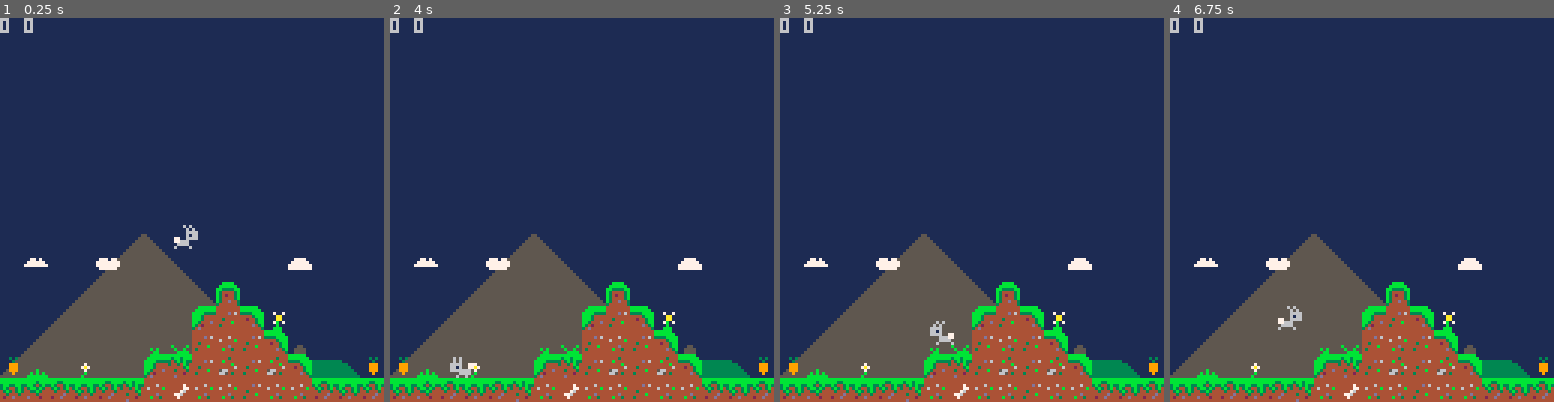
Above: before the commit, frames 1-4 (left to right).
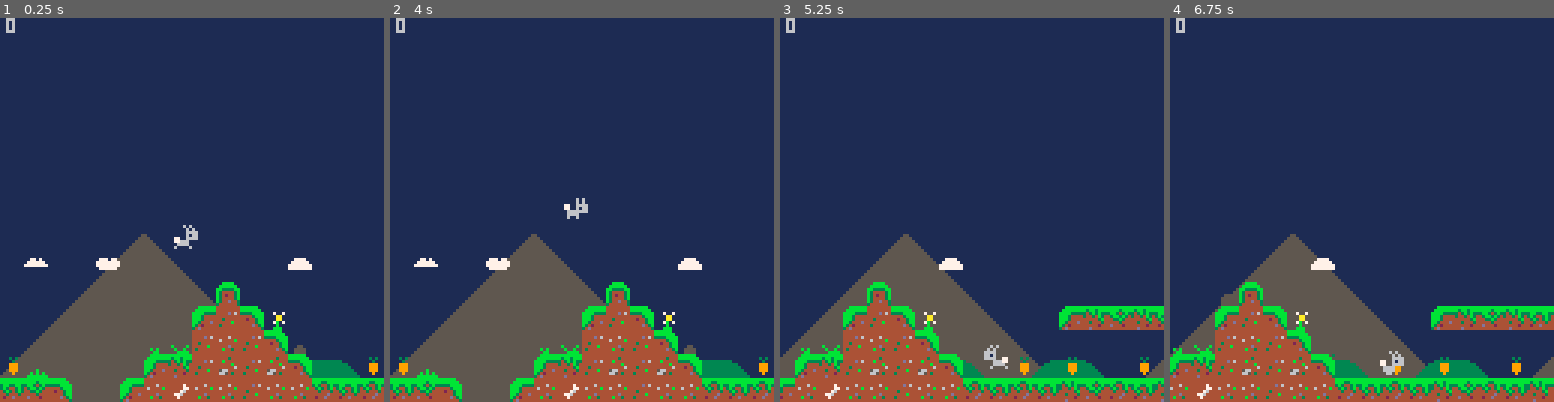
Above: after the commit, the same moments.

Repository: madeso/spelsylt6-hopp
Game: PICO-8 cartridge spelsylt.p8
Same seed, same stepped clock (60 frames per second), same inputs: the game is played once before the commit and once after it.
Inputs:
- Up to frame 1 (0.25 s): no input
- Up to frame 2 (4 s): tap X (X key) at 0.33, 1.07, 1.85, 2.97 s; hold Right 1.6-2.1 s; hold Right 2.47-3.03 s; hold Left 3.08-3.58 s
- Up to frame 3 (5.25 s): hold Right 4.02-4.68 s; tap X (X key) at 4.08, 5.2 s; hold Left from 5.08 s (still down)
- Up to frame 4 (6.75 s): release Left at 5.68 s; hold Right 6.08-6.58 s; tap X (X key) at 6.32 s; hold Right from 6.63 s (still down)

The runs differ from the first frame. In frame 1, 1.3% of the frame differs, in the area x 0-37%, y 0-100%; in frame 2, 1.7%; in frame 3, 19%; in frame 4, 20%, in the area x 0-100%, y 0-100%.

Commit message:
feat: score + fall outside

Diff:
--- a/spelsylt.p8
+++ b/spelsylt.p8
@@ -9,8 +9,13 @@
 -- flp = flip
 
 function _init()
-	dbg = "init"
+	dbg = ""
 	_lastt = time()
+	p_car = 0
+	lvl_init()
+end
+
+function lvl_init()
 	pl = {
 		sp=1,
 		x=59,
@@ -55,6 +60,10 @@
 	setup_carrots()
 end
 
+function lvl()
+	reload()
+	lvl_init()
+end
 -->8
 -- update and draw
 
@@ -82,7 +91,6 @@
 	local x = (cam.cx - cam.l)*spd
 	x = flr(x)%128
 	local xx = cam.cx-x
-	dbg = "" .. flr(x) .. " " .. flr(xx)
 	map(t, 48, xx, 0)
 	map(t, 48, xx+128, 0)
 end
@@ -98,7 +106,8 @@
 	end
 	draw_carrots()
 	spr(pl.sp, pl.x-(8-pl.w)/2, pl.y+o,1,1,pl.flp)
-	print(dbg, cam.cx, 0)
+	print(dbg, 2+cam.cx, 8)
+	print(p_car, 2+cam.cx, 0)
 end
 -->8
 -- collision
@@ -154,6 +163,10 @@
 -- player
 
 function player_update()
+	if pl.y > 130 then
+		return
+		lvl()
+	end
 	local fric=ground_fric
 	local acc =ground_acc
 	if pl.sjump or pl.sfall then
@@ -196,14 +209,12 @@
 		pl.sfall = true
 		pl.sland = false
 		pl.sjump = false
-		dbg = "fall"
 		pl.dy = lim(pl.dy, pl.max_dy)
 		if map_col(pl, 2, 0) then
 			pl.sland = true
 			pl.sfall = false
 			pl.dy=0
 			pl.y -= ((pl.y+pl.h+1)%8)-1
-			dbg = "c"
 		end
 	elseif pl.dy < 0 then
 		pl.sjump = true
@@ -214,12 +225,10 @@
 
 	-- horizontal collision
 	if pl.dx < 0 then
-		dbg="le"
 		if map_col(pl, 4, 1) then
 			pl.dx = 0
 		end
 	elseif pl.dx > 0 then
-		dbg="ri"
 		if map_col(pl, 6, 1) then
 			pl.dx = 0
 		end
@@ -330,6 +339,7 @@
 
 	if r ~= nil then
 		deli(crts, r)
+		p_car += 1
 	end
 end
 __gfx__
@@ -608,8 +618,6 @@
 00000000000000005a4800000000000000000000000000000000000050500000000000000000000000000000000000000000000000000000000000000000000000000000000000000000000000000000000000000000000000000000000000000000000000000000000000000000000000000000000000000000000000000000
 00000000000000004550465e0000000000454142414046000000000050500000000000004800000071000071000071000000000000000000000000000000000000000000000000000000000000000000000000000000000000000000000000000000000000000000000000000000000000000000000000000000000000000000
 0000000000004a4b505150465b00000000000000000000000000454150504246000000000000000000000000000000000000000000000000000000000000000000000000000000000000000000000000000000000000000000000000000000000000000000000000000000000000000000000000000000000000000000000000
-114c005d005c45415052505246000011001100001100004c0000000000000000000000004c000000000000004c000000000000004c000000000000004c000000000000004c000000000000004c000000000000004c000000000000004c000000000000004c000000000000004c000000000000004c000000000000004c00005d
-4042434043415153515150515143404340414243404142434041424340404142434041424340414243404142434041424340414243404142434041424340414243404142434041424340414243404142434041424340414243404142434041424340414243404142434041424340414243404142434041424340414243404142
-5150515051515151505051515050505050505050505050505050505050505050505050505050505050505050505050505050505050505050505050505050505050505050505050505050505050505050505050505050505050505050505050505050505050505050505050505050505050505050505050505050505050505050
-5051515152505051515151515050505000000000000000000000000000000000000000000000000000000000000000000000000000000000000000000000000000000000000000000000000000000000000000000000000000000000000000000000000000000000000000000000000000000000000000000000000000000000
-5151505151505150515151505053500000000000000000000000000000000000000000000000000000000000000000000000000000000000000000000000000000000000000000000000000000000000000000000000000000000000000000000000000000000000000000000000000000000000000000000000000000000000
+114c0000005c45415052505246000011001100001100004c0000000000000000000000004c000000000000004c000000000000004c000000000000004c000000000000004c000000000000004c000000000000004c000000000000004c000000000000004c000000000000004c000000000000004c000000000000004c00005d
+4042460000455153515150515143404340414243404142434041424340404142434041424340414246000045434041424340414243404142434041424340414243404142434041424340414243404142434041424340414243404142434041424340414243404142434041424340414243404142434041424340414243404142
+5150510000515151505051515050505050505050505050505050505050505050505050505050505050000050505050505050505050505050505050505050505050505050505050505050505050505050505050505050505050505050505050505050505050505050505050505050505050505050505050505050505050505050
